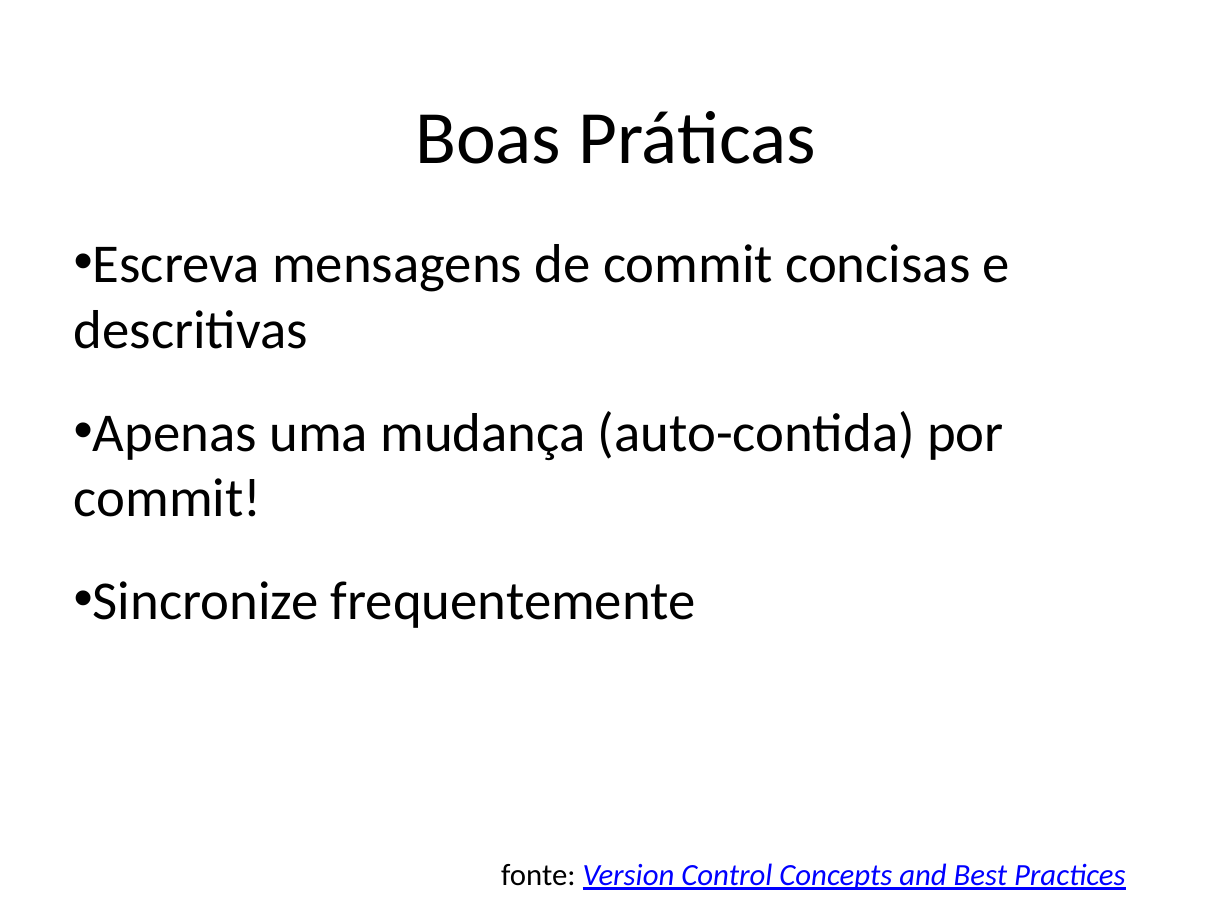
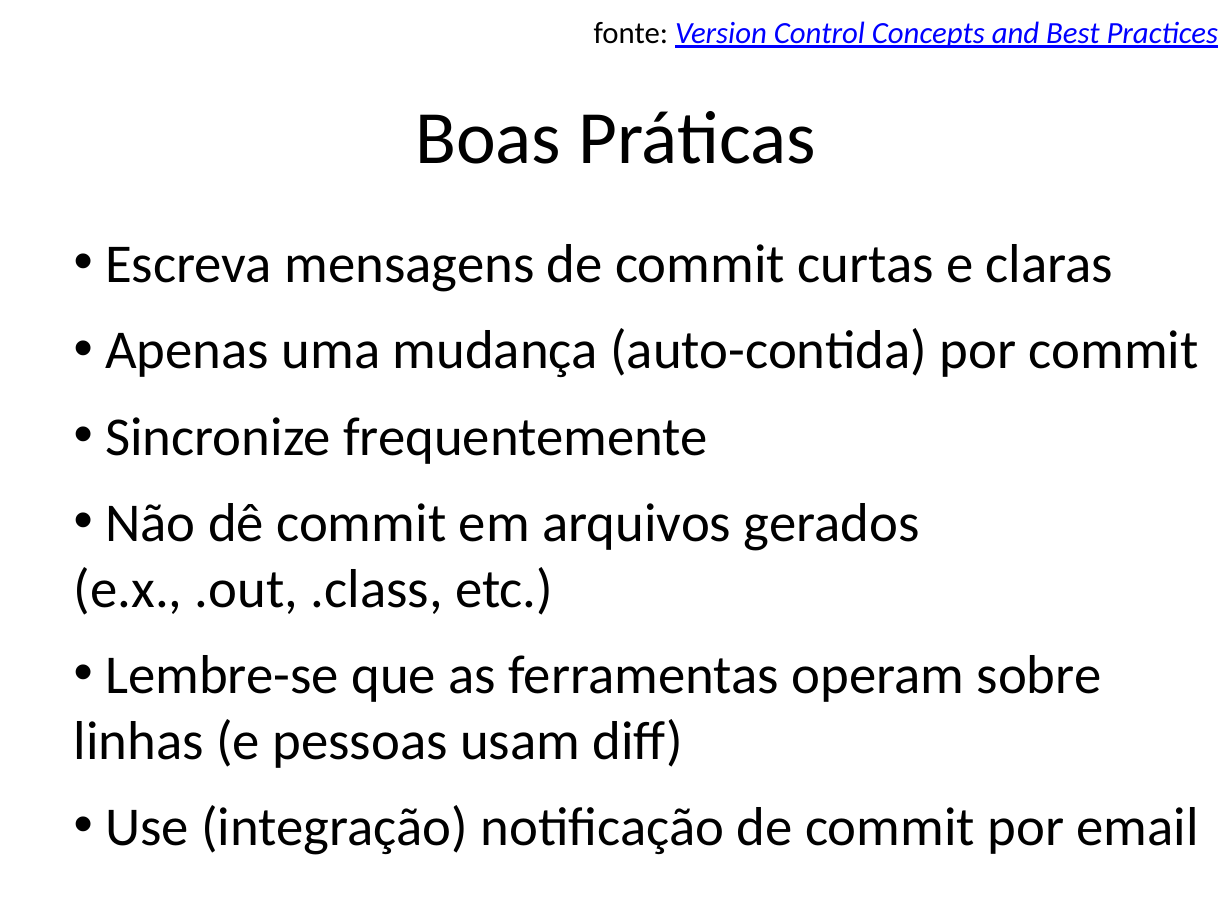
Before and after one commit to STAR-RG/testing-cin, a slide deck: slide 58 of slides.pptx. Drawn at 1232x924 pixels with LibreOffice and Linux fonts; fonts in the diff are those of the drawing. Boxes give left, top, right and bottom in pixels: in the first picture for what was removed or moved away, otherwise in the second. Text is boxed around its words. In the diff, an @@ line names an element or a change of style, - is before the commit and + after.

```diff
--- a/slides.pptx
+++ b/slides.pptx
@@ text "fonte: Version Control Concepts and ...": place and size @@
-text "fonte: Version Control Concepts and ..." at [501, 863, 1125, 890]
+text "fonte: Version Control Concepts and ..." at [594, 21, 1218, 48]
@@ text at [105, 244, 1199, 377]: text changed @@
-• Escreva mensagens de commit concisas e descritivas
-• Apenas uma mudança (auto-contida) por commit!
+• Escreva mensagens de commit curtas e claras
+• Apenas uma mudança (auto-contida) por commit
@@ text at [74, 503, 1199, 855]: paragraphs added @@
+• Não dê commit em arquivos gerados (e.x., .out, .class, etc.)
+• Lembre-se que as ferramentas operam sobre linhas (e pessoas usam diff)
+• Use (integração) notificação de commit por email
```
Also in this commit, not shown: 14 other slides changed, 5 slides added, 2 slides removed.
